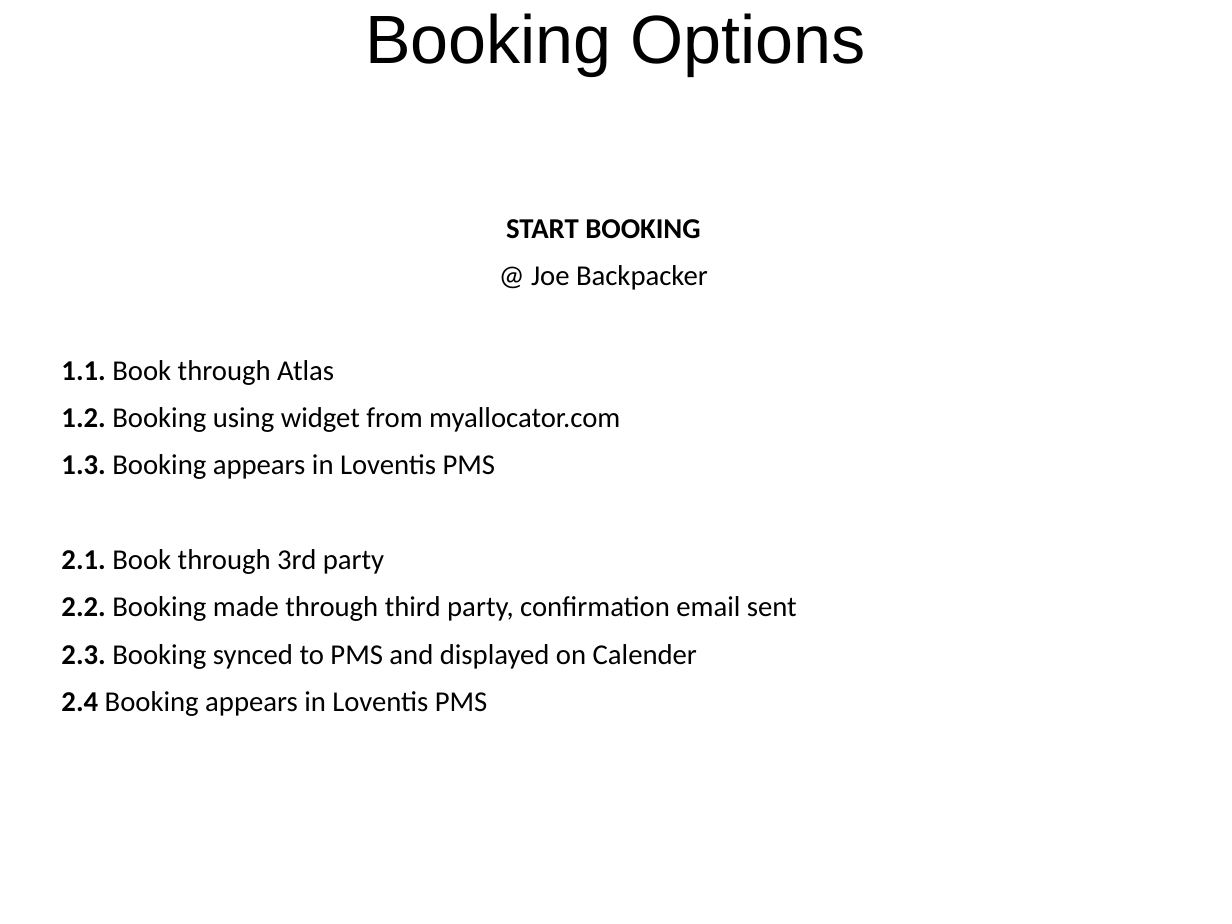
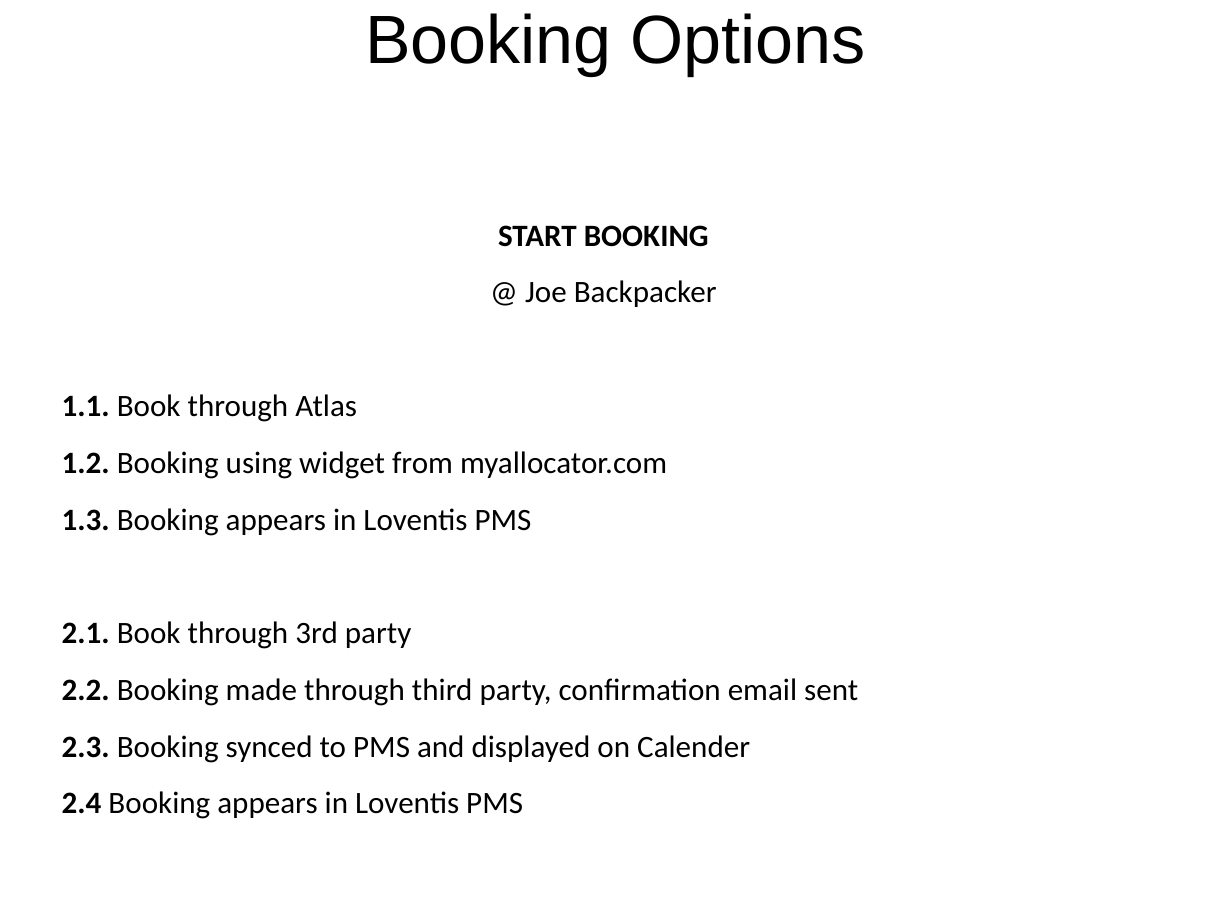
Before and after one commit to phpchap/hostel, a slide deck: slide 1 of designs/booking_engine/booking_engine_overview.ppt. Drawn at 1232x924 pixels with LibreOffice and Linux fonts; fonts in the diff are those of the drawing. Boxes give left, top, right and bottom in pixels: in the first picture for what was removed or moved away, otherwise in the second. Text is boxed around its words. In the diff, an @@ line names an element or a change of style, - is before the commit and + after.

```diff
--- a/designs/booking_engine/booking_engine_overview.ppt
+++ b/designs/booking_engine/booking_engine_overview.ppt
@@ text "START BOOKING" at (62,225,858,819): size 18.5 to 20 pt; indent changed; line spacing 0.73 to 0.93 @@
```
Also in this commit, not shown: 2 other slides changed, 2 other files.
